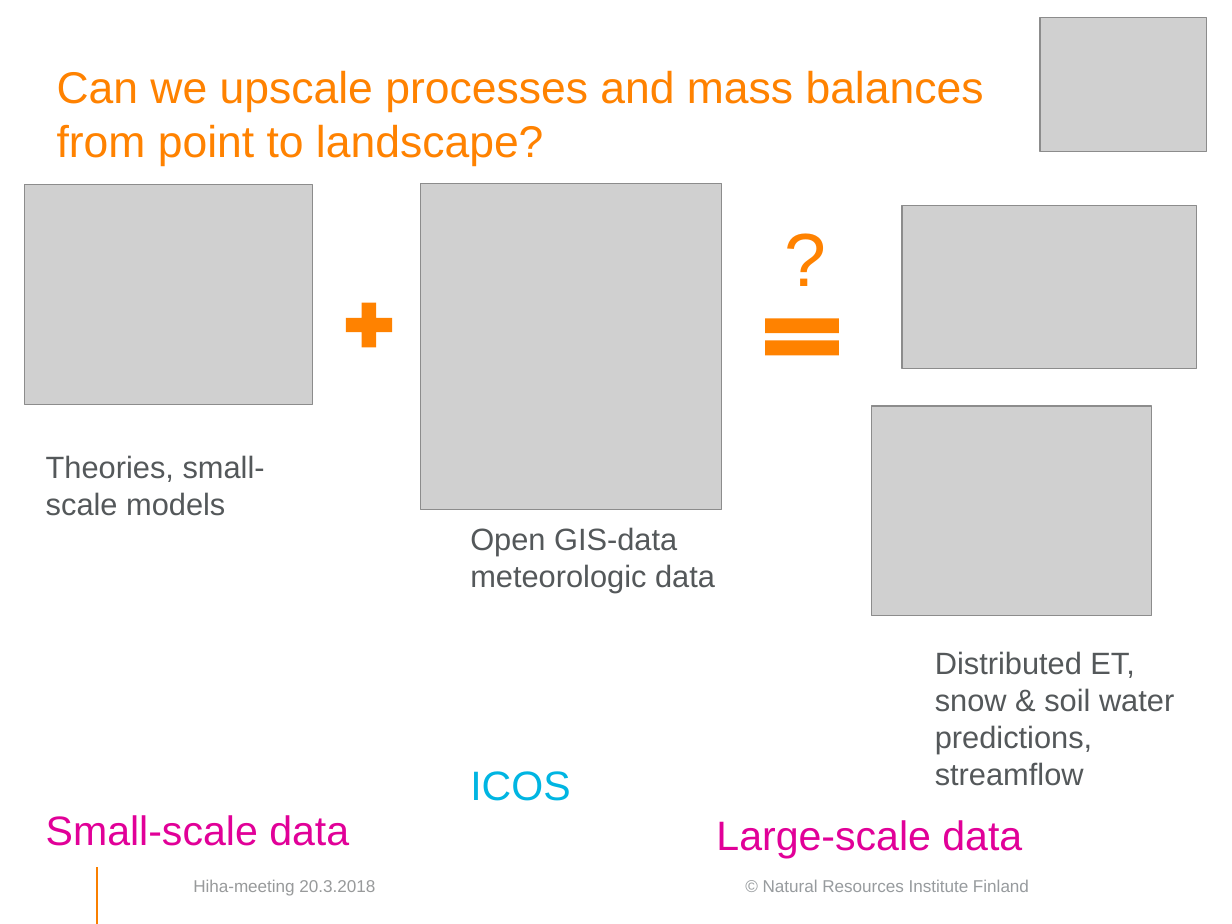
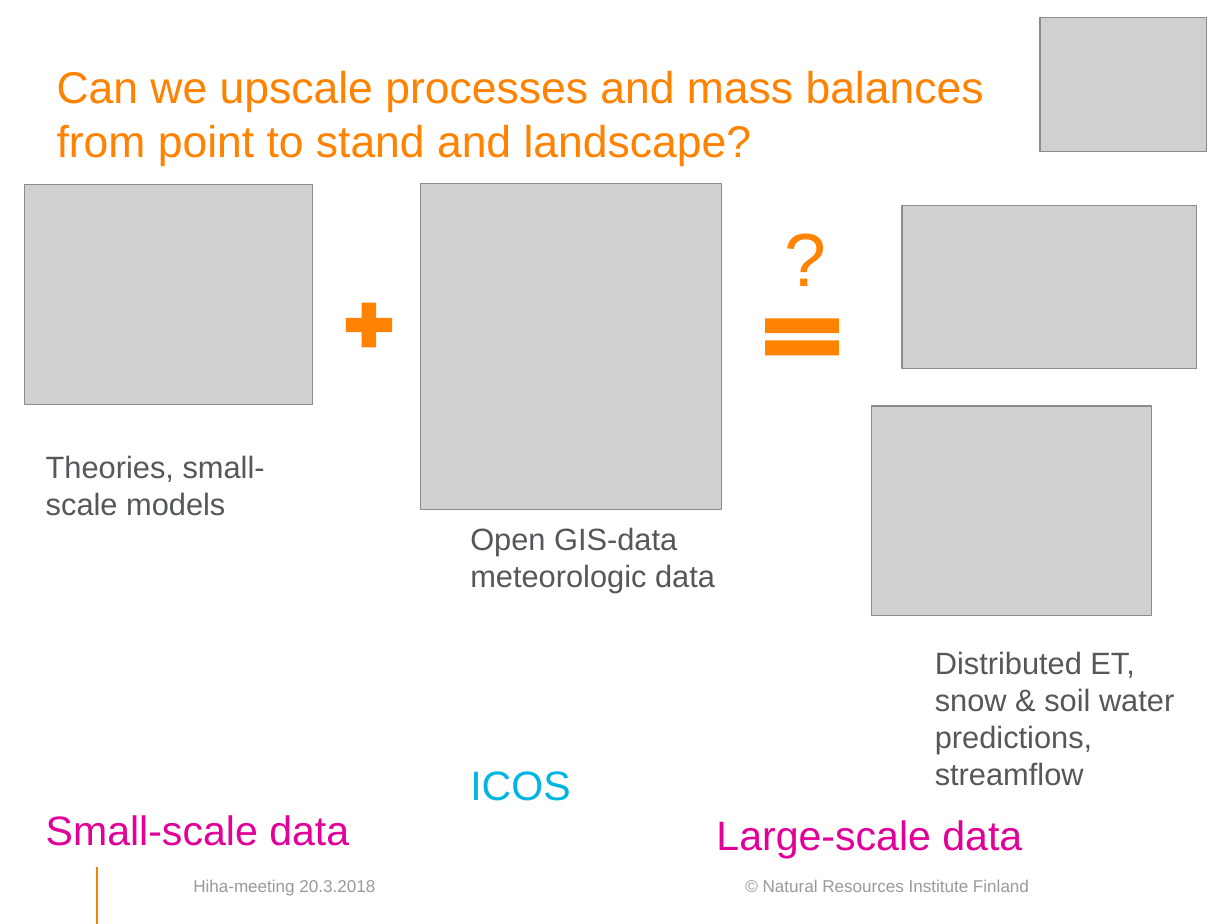
Before and after one commit to LukeEcomod/presentations, a slide deck: slide 2 of Samuli_presentation.pptx. Drawn at 1232x924 pixels with LibreOffice and Linux fonts; fonts in the diff are those of the drawing; grey boxes stand for pictures; background and template pictures are left out. Boxes give left, top, right and bottom in pixels: in the first picture for what was removed or moved away, otherwise in the second. Text is boxed around its words. In the diff, an @@ line names an element or a change of style, - is before the commit and + after.

```diff
--- a/Samuli_presentation.pptx
+++ b/Samuli_presentation.pptx
@@ title at [57, 70, 984, 166]: text changed @@
-Can we upscale processes and mass balances from point to landscape?
+Can we upscale processes and mass balances from point to stand and landscape?
```
Also in this commit, not shown: 2 other slides changed, 1 other file.
